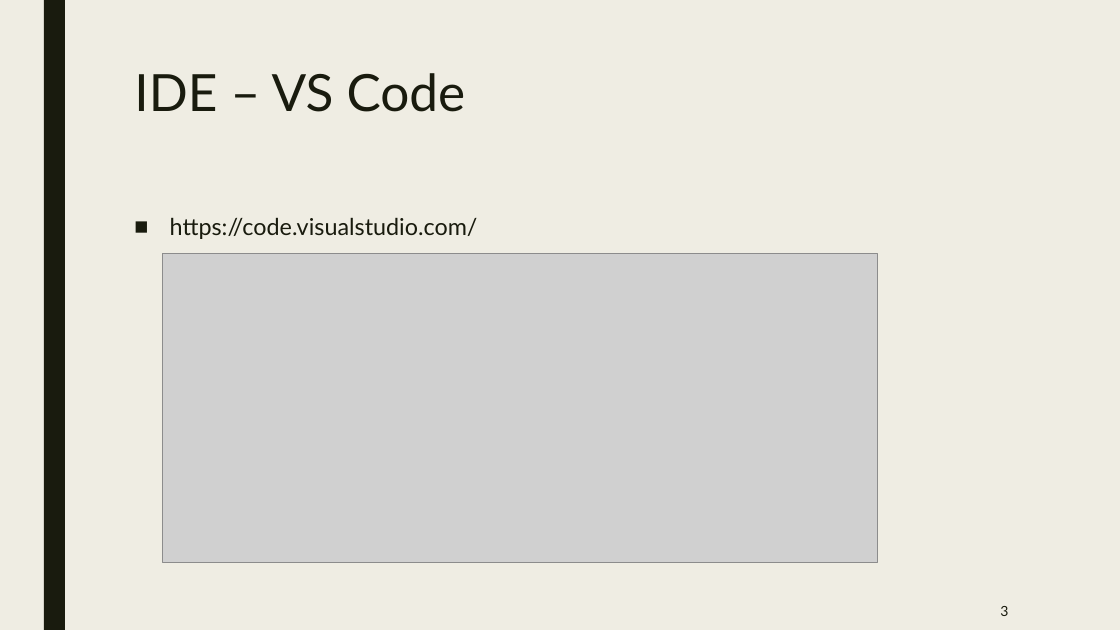
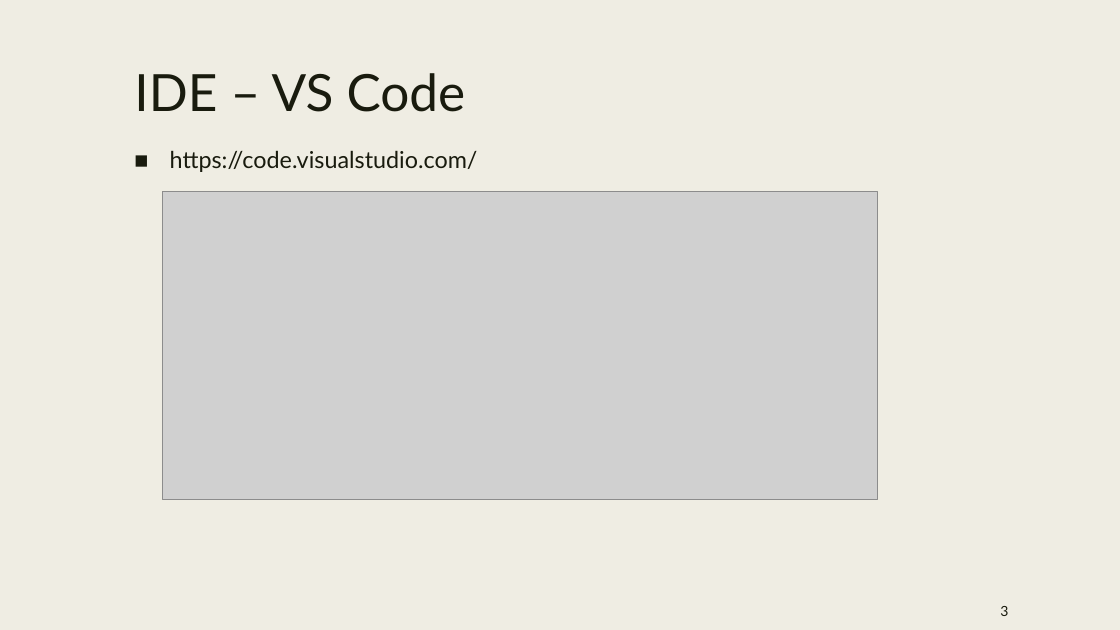
Before and after one commit to aapplle123/php_course, a slide deck: slide 3 of slides/phpV202211111.pptx. Drawn at 1120x630 pixels with LibreOffice and Linux fonts; fonts in the diff are those of the drawing; grey boxes stand for pictures; background and template pictures are left out. Boxes give left, top, right and bottom in pixels: in the first picture for what was removed or moved away, otherwise in the second. Text is boxed around its words. In the diff, an @@ line names an element or a change of style, - is before the commit and + after.

```diff
--- a/slides/phpV202211111.pptx
+++ b/slides/phpV202211111.pptx
@@ rectangle removed at [44,0,65,630] @@
@@ text "https://code.visualstudio.com/": place and size @@
-text "https://code.visualstudio.com/" at [170,217,478,239]
+text "https://code.visualstudio.com/" at [170,150,478,172]
@@ picture: place and size @@
-picture at [162,254,877,562]
+picture at [162,192,877,500]
```
Also in this commit, not shown: 9 other slides changed, 1 slide added, 1 slide removed.
